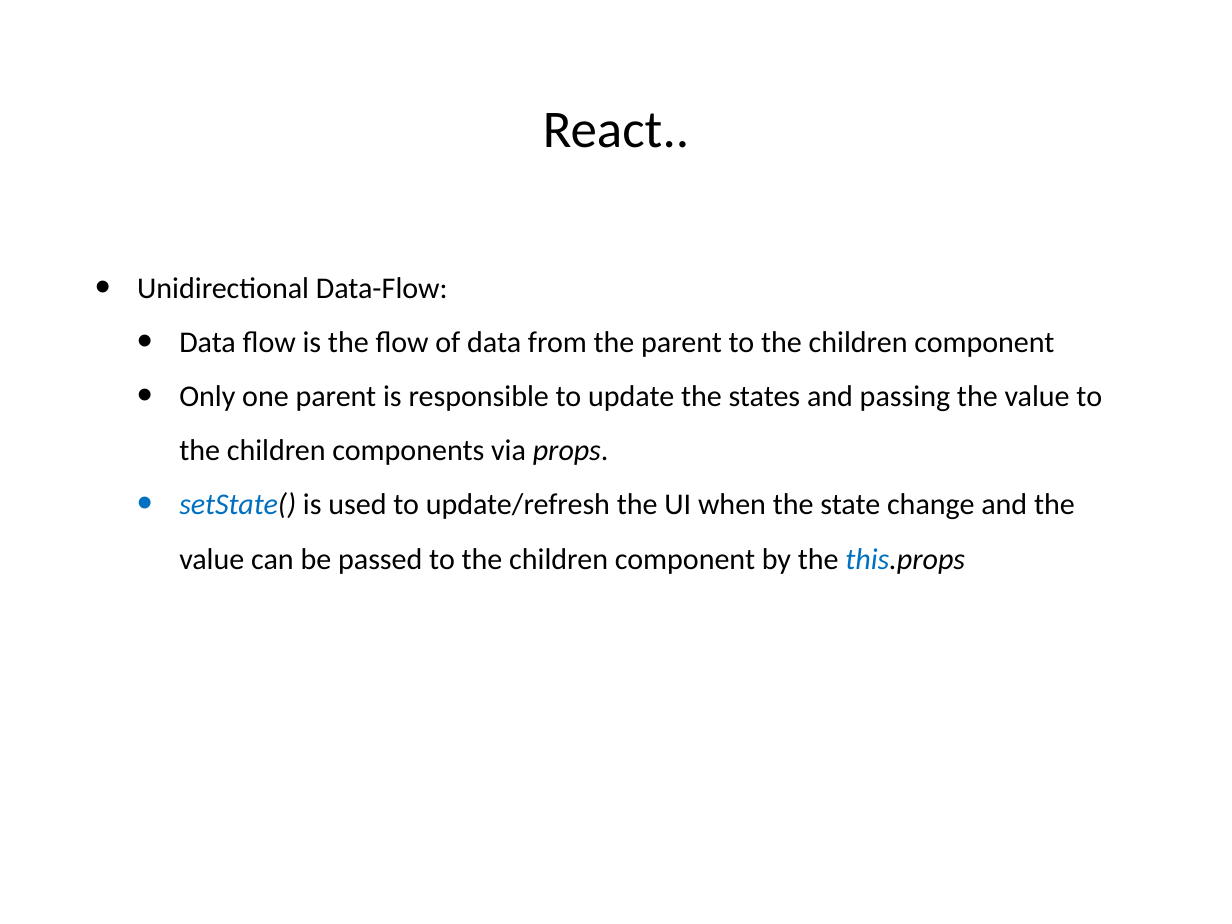
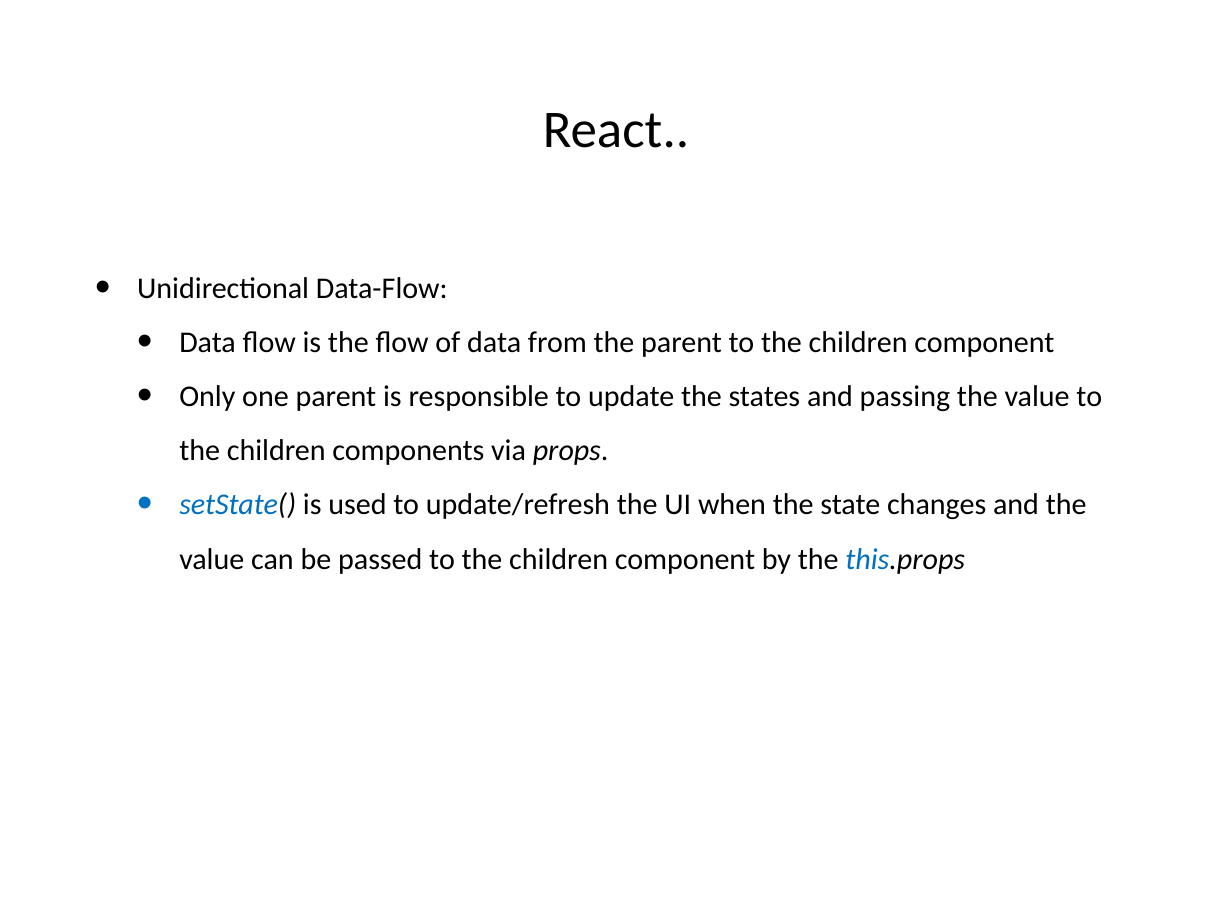
Before and after one commit to hogeschool/Development--Web, a slide deck: slide 20 of Lesson5/Lesson5.pptx. Drawn at 1232x924 pixels with LibreOffice and Linux fonts; fonts in the diff are those of the drawing. Boxes give left, top, right and bottom in pixels: in the first picture for what was removed or moved away, otherwise in the second. Text is boxed around its words. In the diff, an @@ line names an element or a change of style, - is before the commit and + after.

```diff
--- a/Lesson5/Lesson5.pptx
+++ b/Lesson5/Lesson5.pptx
@@ text at [179, 492, 1087, 574]: text changed @@
-  • setState() is used to update/refresh the UI when the state change and the value can be passed to the children component by the this.props
+  • setState() is used to update/refresh the UI when the state changes and the value can be passed to the children component by the this.props
```
Also in this commit, not shown: 6 other slides changed.
